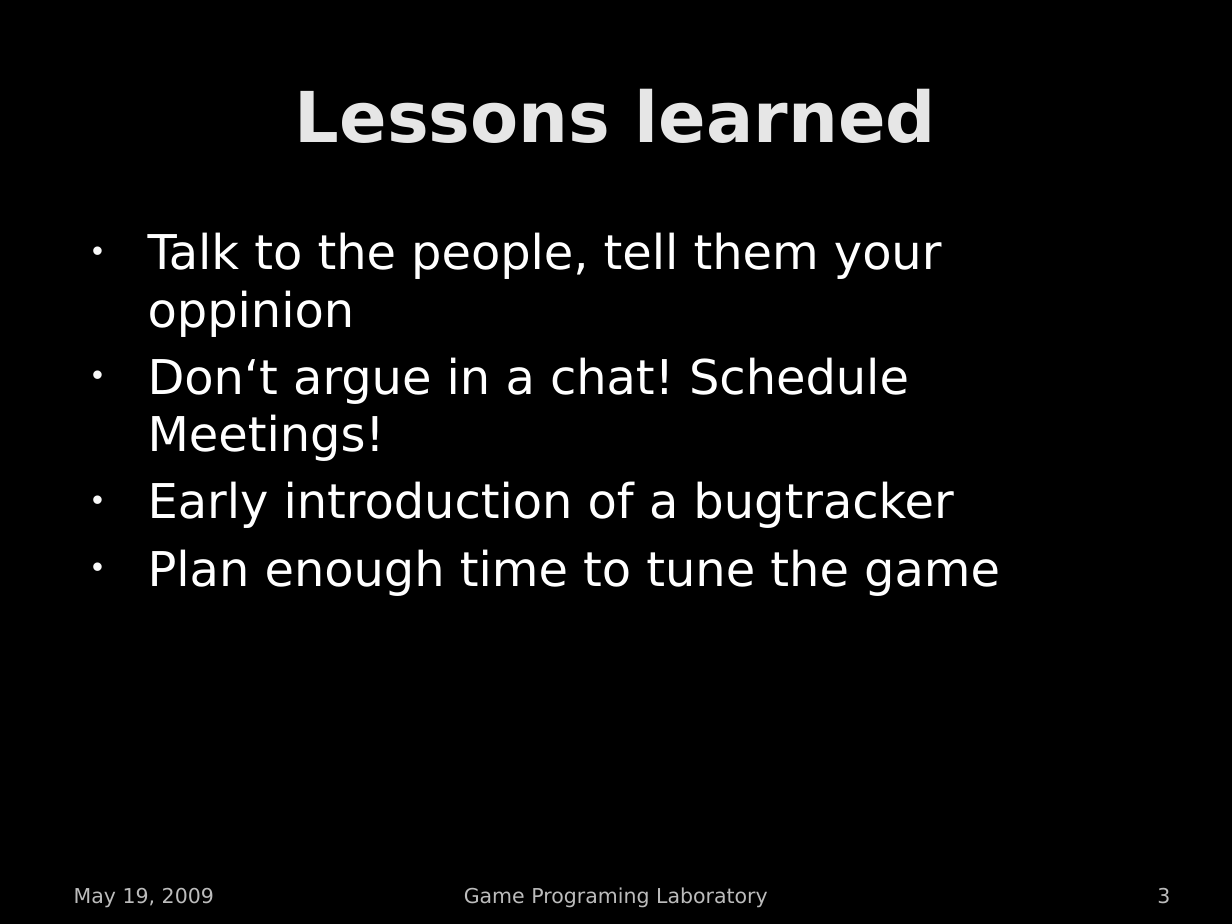
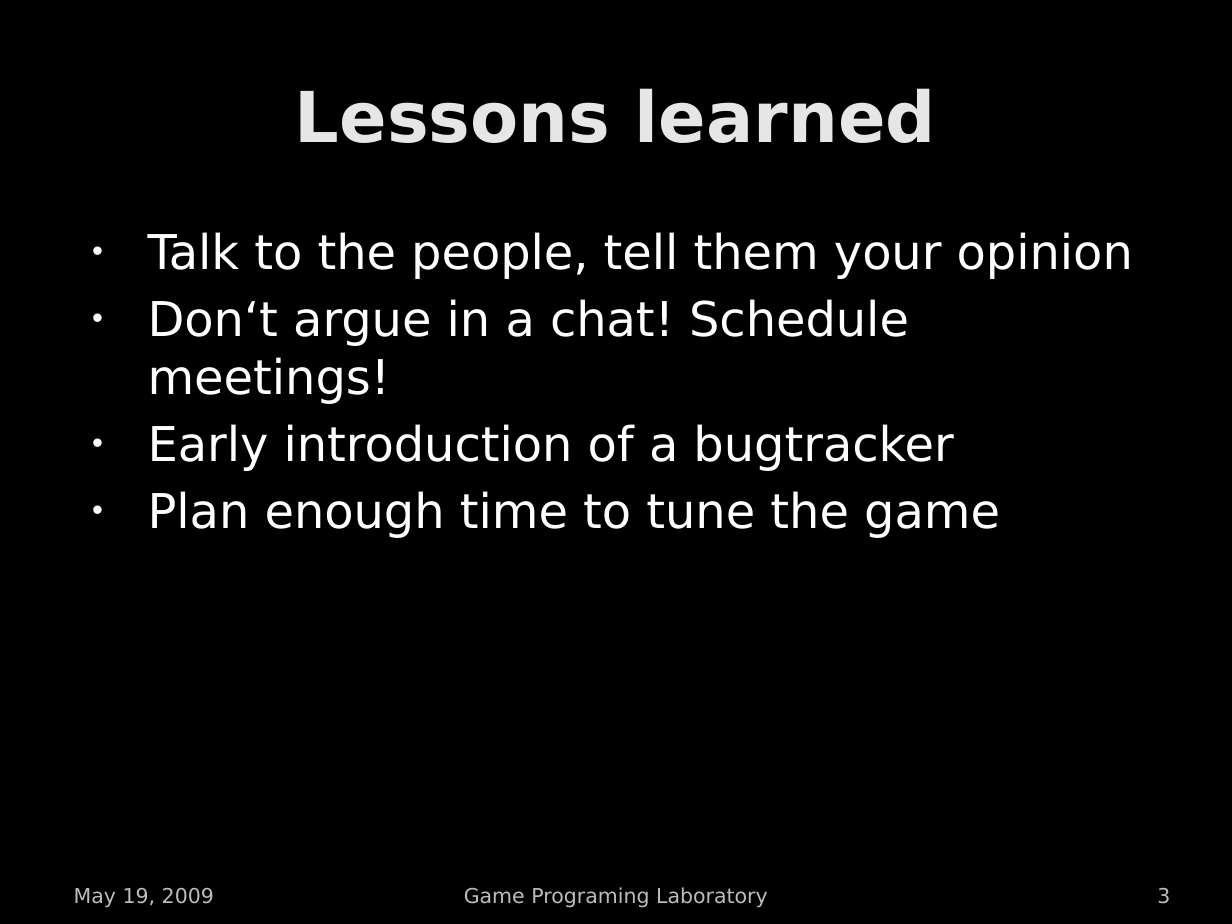
Before and after one commit to cfo82/Magmageddon, a slide deck: slide 3 of documentation/debriefing_presentation.pptx. Drawn at 1232x924 pixels with LibreOffice and Linux fonts; fonts in the diff are those of the drawing; background and template pictures are left out. Boxes give left, top, right and bottom in pixels: in the first picture for what was removed or moved away, otherwise in the second. Text is boxed around its words. In the diff, an @@ line names an element or a change of style, - is before the commit and + after.

```diff
--- a/documentation/debriefing_presentation.pptx
+++ b/documentation/debriefing_presentation.pptx
@@ text at (148,232,1133,404): text changed @@
-• Talk to the people, tell them your oppinion
-• Don‘t argue in a chat! Schedule Meetings!
+• Talk to the people, tell them your opinion
+• Don‘t argue in a chat! Schedule meetings!
```
Also in this commit, not shown: 4 other slides changed, 2 other files.
